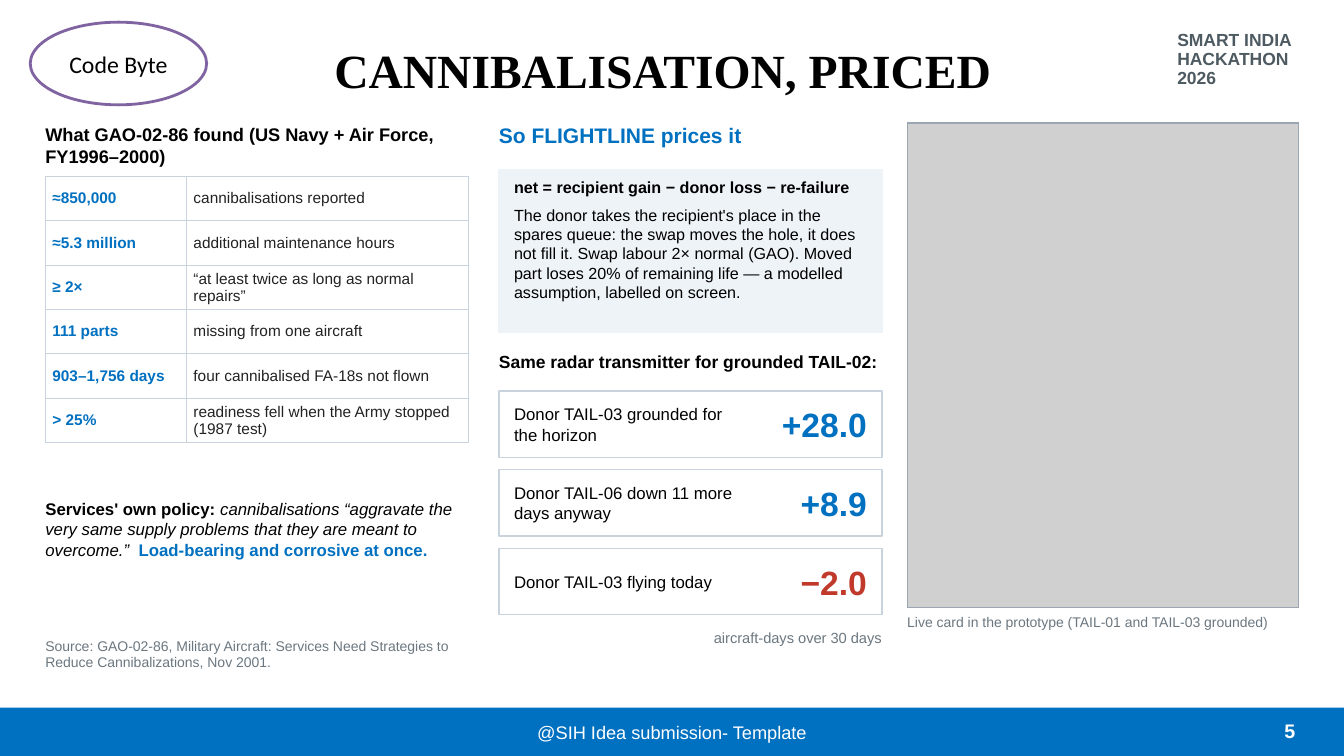
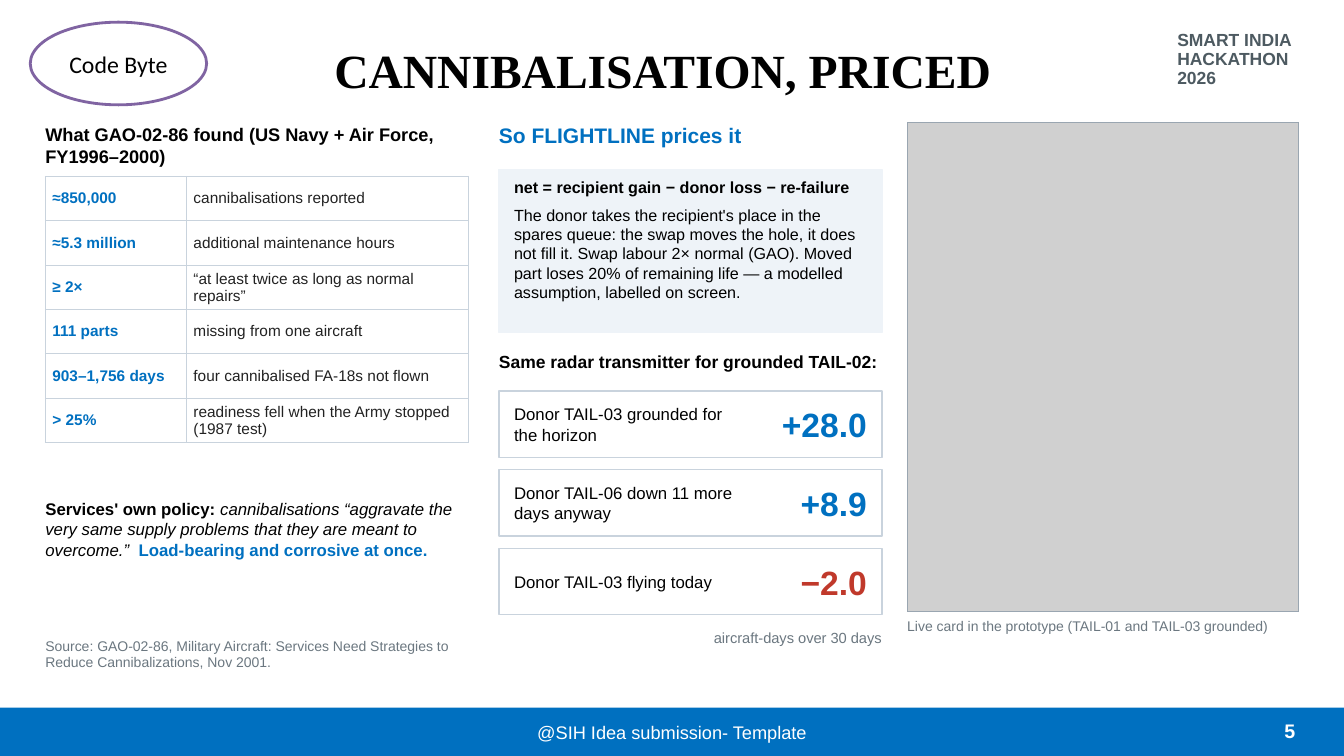
Before and after one commit to MarcussRico/flightline, a slide deck: slide 5 of deck/FLIGHTLINE_SIH26249.pptx. Drawn at 1344x756 pixels with LibreOffice and Linux fonts; fonts in the diff are those of the drawing; grey boxes stand for pictures; background and template pictures are left out. Boxes give left, top, right and bottom in pixels: in the first picture for what was removed or moved away, otherwise in the second. Text is boxed around its words. In the diff, an @@ line names an element or a change of style, - is before the commit and + after.

```diff
--- a/deck/FLIGHTLINE_SIH26249.pptx
+++ b/deck/FLIGHTLINE_SIH26249.pptx
@@ picture: place and size @@
-picture at bbox=[907, 123, 1299, 608]
+picture at bbox=[907, 123, 1299, 612]
@@ rectangle: place and size @@
-rectangle at bbox=[907, 123, 1299, 608]
+rectangle at bbox=[907, 123, 1299, 612]
@@ text "Live card in the prototype ...": place and size @@
-text "Live card in the prototype ..." at bbox=[907, 617, 1268, 630]
+text "Live card in the prototype ..." at bbox=[907, 621, 1268, 634]
```
Also in this commit, not shown: 2 other slides changed, 12 other files.
